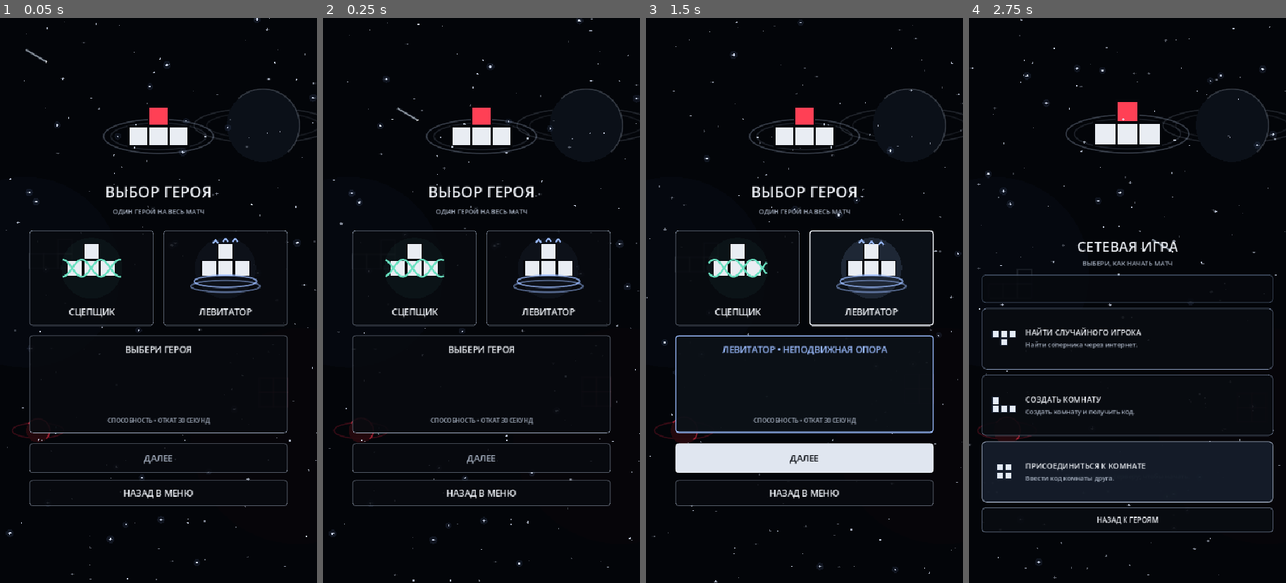
Above: before the commit, frames 1-4 (left to right).
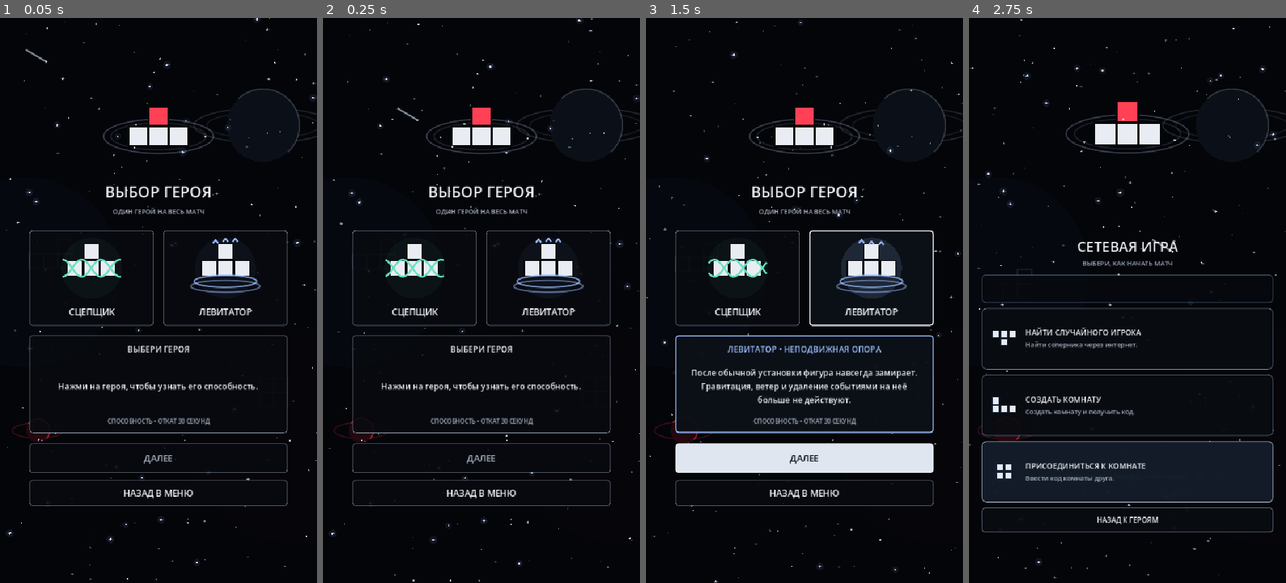
Above: after the commit, the same moments.

Repository: MrGardin/Tetris
Game: Godot game, scene res://Main.tscn
The game is run twice, just before and just after one commit, with the same random seed, the same clock (stepped at 60 frames per second) and the same inputs. This scene is started directly instead of the project's main scene.
Inputs:
- Up to frame 1 (0.05 s): no input
- Up to frame 2 (0.25 s): no input
- Up to frame 3 (1.5 s): click "СЦЕПЩИК" at 0.5 s; click "ЛЕВИТАТОР" at 1.25 s
- Up to frame 4 (2.75 s): click "ДАЛЕЕ" at 2 s

The runs differ from the first frame. In frame 1, 0.8% of the frame differs, in the area x 18-82%, y 58-73%; in frame 2, 0.8%; in frame 3, 1.9%, in the area x 14-86%, y 58-73%; in frame 4, nothing differs.

Commit message:
Исправление логики отображения способностей героя

Diff:
--- a/scenes/HeroSelect/hero_select.gd
+++ b/scenes/HeroSelect/hero_select.gd
@@ -1,6 +1,6 @@
 extends Node2D
 ## Выбор одного локального героя перед поиском соперника.
-## Создайте Node2D, прикрепите этот скрипт и сохраните как HeroSelect.tscn.
+## Весь интерфейс создаётся автоматически.
 
 const SPACE := Color("#030509")
 const WHITE := Color("#f0f3f8")
@@ -8,8 +8,22 @@
 const RED := Color("#ff4055")
 const BINDER := Color("#69e0c0")
 const LEVITATOR := Color("#9bbcff")
+
 const MENU_PATH := "res://scenes/MultiplayerMenu/MultiplayerMenu.tscn"
 const START_PATH := "res://scenes/Start/Start.tscn"
+
+const BINDER_DESCRIPTION := (
+	"Сцепляет фигуру с блоками при касании. "
+	+ "Соединение и зелёное сплетение сохраняются, "
+	+ "но новые блоки уже не приклеиваются."
+)
+
+const LEVITATOR_DESCRIPTION := (
+	"После обычной установки фигура навсегда замирает. "
+	+ "Гравитация, ветер и удаление событиями "
+	+ "на неё больше не действуют."
+)
+
 
 class HeroPortrait extends Control:
 	var hero := "binder"
@@ -21,78 +35,178 @@
 		queue_redraw()
 
 	func _draw() -> void:
+		if size.x <= 0.0 or size.y <= 0.0:
+			return
+
 		var center := size * 0.5
 		var unit := minf(size.x / 6.0, size.y / 4.0)
-		var accent := Color("#69e0c0") if hero == "binder" else Color("#9bbcff")
+
+		var accent := (
+			Color("#69e0c0")
+			if hero == "binder"
+			else Color("#9bbcff")
+		)
+
 		var glow := 0.13 if highlighted else 0.045
-		draw_circle(center, unit * 1.85, Color(accent, glow))
-		var cells: Array[Vector2] = [Vector2(-1, 0), Vector2.ZERO, Vector2(1, 0), Vector2(0, -1)]
+
+		draw_circle(
+			center,
+			unit * 1.85,
+			Color(accent, glow)
+		)
+
+		var cells: Array[Vector2] = [
+			Vector2(-1, 0),
+			Vector2.ZERO,
+			Vector2(1, 0),
+			Vector2(0, -1)
+		]
+
 		for cell in cells:
-			var r := Rect2(center + cell * unit - Vector2.ONE * unit * 0.5, Vector2.ONE * unit)
-			draw_rect(r, Color("#05070b"))
-			draw_rect(r.grow(-1.8), Color("#e9edf3"))
+			var rect := Rect2(
+				center + cell * unit - Vector2.ONE * unit * 0.5,
+				Vector2.ONE * unit
+			)
+
+			draw_rect(rect, Color("#05070b"))
+			draw_rect(rect.grow(-1.8), Color("#e9edf3"))
+
 		if hero == "binder":
 			for strand in 2:
 				var points := PackedVector2Array()
+
 				for i in 49:
-					var x := (float(i) / 48.0 - 0.5) * unit * 3.5
-					points.append(center + Vector2(x, sin(x / unit * 2.7 + time * 1.5 + strand * PI) * unit * 0.52))
+					var x := (
+						(float(i) / 48.0 - 0.5)
+						* unit
+						* 3.5
+					)
+
+					var y := sin(
+						x / unit * 2.7
+						+ time * 1.5
+						+ strand * PI
+					) * unit * 0.52
+
+					points.append(center + Vector2(x, y))
+
 				draw_polyline(points, accent, 2.0, true)
+
 		else:
 			for ring in 2:
 				var points := PackedVector2Array()
+
 				for i in 65:
 					var angle := TAU * float(i) / 64.0
-					points.append(center + Vector2(cos(angle) * unit * (1.9 + ring * 0.2), sin(angle) * unit * 0.36 + unit * (0.8 + ring * 0.3)))
-				draw_polyline(points, Color(accent, 0.75 - ring * 0.25), 1.3, true)
+
+					points.append(
+						center + Vector2(
+							cos(angle) * unit * (1.9 + ring * 0.2),
+							sin(angle) * unit * 0.36
+								+ unit * (0.8 + ring * 0.3)
+						)
+					)
+
+				draw_polyline(
+					points,
+					Color(accent, 0.75 - ring * 0.25),
+					1.3,
+					true
+				)
+
 			for i in 3:
 				var x := center.x + (i - 1) * unit * 0.6
-				var y := center.y - unit * 1.7 - sin(time * 2.0 + i) * 3.0
-				draw_line(Vector2(x - 4, y + 5), Vector2(x, y), accent, 1.5, true)
-				draw_line(Vector2(x, y), Vector2(x + 4, y + 5), accent, 1.5, true)
-
-var viewport_size := Vector2(540, 960)
+
+				var y := (
+					center.y
+					- unit * 1.7
+					- sin(time * 2.0 + i) * 3.0
+				)
+
+				draw_line(
+					Vector2(x - 4.0, y + 5.0),
+					Vector2(x, y),
+					accent,
+					1.5,
+					true
+				)
+
+				draw_line(
+					Vector2(x, y),
+					Vector2(x + 4.0, y + 5.0),
+					accent,
+					1.5,
+					true
+				)
+
+
+var viewport_size := Vector2(540.0, 960.0)
 var elapsed := 0.0
+
 var stars: Array[Vector4] = []
 var star_speeds: Array[Vector2] = []
+
 var logo_center := Vector2.ZERO
 var logo_cell_size := 32.0
+
 var network: LanClient
+
 var root_control: Control
 var layout_root: Control
+
 var title: Label
 var subtitle: Label
+
 var hero_buttons: Array[Button] = []
 var portraits: Array[HeroPortrait] = []
 var hero_names: Array[Label] = []
+
 var description_panel: Panel
 var description_title: Label
-var description: Label
+var hero_description_label: Label
 var cooldown_label: Label
+
 var next_button: Button
 var back_button: Button
+
 var selected_hero := ""
+
 
 func _ready() -> void:
 	network = get_node_or_null("/root/Net") as LanClient
+
 	if network != null:
-		# Entering selection starts a new pre-match choice and leaves old rooms.
 		network.close_connection()
 		network.begin_hero_selection()
+
 	for i in 190:
-		stars.append(Vector4(randf(), randf(), randf_range(0.7, 1.9), randf_range(0.0, TAU)))
-		star_speeds.append(Vector2(randf_range(-5.0, 5.0), randf_range(3.0, 15.0)))
+		stars.append(Vector4(
+			randf(),
+			randf(),
+			randf_range(0.7, 1.9),
+			randf_range(0.0, TAU)
+		))
+
+		star_speeds.append(Vector2(
+			randf_range(-5.0, 5.0),
+			randf_range(3.0, 15.0)
+		))
+
 	_build_interface()
 	_layout_interface()
+
 	get_viewport().size_changed.connect(_layout_interface)
+
 
 func _process(delta: float) -> void:
 	elapsed += delta
 	queue_redraw()
 
+
 func _draw() -> void:
-	if viewport_size.x <= 0 or viewport_size.y <= 0:
+	if viewport_size.x <= 0.0 or viewport_size.y <= 0.0:
 		return
+
 	_draw_space_background()
 	_draw_planets()
 	_draw_stars()
@@ -100,14 +214,19 @@
 	_draw_floating_tetrominoes()
 	_draw_logo()
 
+
 func _draw_space_background() -> void:
-	draw_rect(Rect2(Vector2.ZERO, viewport_size), SPACE)
+	draw_rect(
+		Rect2(Vector2.ZERO, viewport_size),
+		SPACE
+	)
 
 	draw_circle(
 		Vector2(viewport_size.x * 0.08, viewport_size.y * 0.45),
 		viewport_size.x * 0.30,
 		Color(0.035, 0.055, 0.095, 0.38)
 	)
+
 	draw_circle(
 		Vector2(viewport_size.x * 0.94, viewport_size.y * 0.74),
 		viewport_size.x * 0.34,
@@ -116,8 +235,15 @@
 
 
 func _draw_planets() -> void:
-	var distant_center := Vector2(viewport_size.x * 0.83, viewport_size.y * 0.19)
-	var distant_radius := minf(viewport_size.x * 0.115, 62.0)
+	var distant_center := Vector2(
+		viewport_size.x * 0.83,
+		viewport_size.y * 0.19
+	)
+
+	var distant_radius := minf(
+		viewport_size.x * 0.115,
+		62.0
+	)
 
 	_draw_ellipse(
 		distant_center,
@@ -125,13 +251,20 @@
 		Color(0.72, 0.78, 0.88, 0.16),
 		1.0
 	)
+
 	_draw_ellipse(
 		distant_center,
 		Vector2(distant_radius * 1.55, distant_radius * 0.36),
 		Color(0.72, 0.78, 0.88, 0.10),
 		1.0
 	)
-	draw_circle(distant_center, distant_radius, Color("#0b1018"))
+
+	draw_circle(
+		distant_center,
+		distant_radius,
+		Color("#0b1018")
+	)
+
 	draw_arc(
 		distant_center,
 		distant_radius,
@@ -143,7 +276,11 @@
 		true
 	)
 
-	var red_center := Vector2(viewport_size.x * 0.12, viewport_size.y * 0.73)
+	var red_center := Vector2(
+		viewport_size.x * 0.12,
+		viewport_size.y * 0.73
+	)
+
 	var pulse := 0.85 + 0.15 * sin(elapsed * 1.4)
 	var red_radius := viewport_size.x * 0.043 * pulse
 
@@ -153,7 +290,13 @@
 		Color(0.85, 0.12, 0.23, 0.24),
 		1.0
 	)
-	draw_circle(red_center, red_radius, Color(0.15, 0.035, 0.055, 0.9))
+
+	draw_circle(
+		red_center,
+		red_radius,
+		Color(0.15, 0.035, 0.055, 0.9)
+	)
+
 	draw_arc(
 		red_center,
 		red_radius,
@@ -171,13 +314,20 @@
 		var star := stars[i]
 		var speed := star_speeds[i]
 
-		var x := fposmod(star.x * viewport_size.x + speed.x * elapsed, viewport_size.x)
-		var y := fposmod(star.y * viewport_size.y + speed.y * elapsed, viewport_size.y)
+		var x := fposmod(
+			star.x * viewport_size.x + speed.x * elapsed,
+			viewport_size.x
+		)
+
+		var y := fposmod(
+			star.y * viewport_size.y + speed.y * elapsed,
+			viewport_size.y
+		)
+
 		var twinkle := 0.5 + 0.5 * sin(elapsed * 2.0 + star.w)
 		var alpha := 0.22 + 0.72 * twinkle
 		var point := Vector2(x, y)
 
-		# У ярких звёзд появляется мягкий ореол.
 		if star.z > 1.45 and twinkle > 0.74:
 			draw_circle(
 				point,
@@ -185,7 +335,11 @@
 				Color(0.56, 0.70, 1.0, 0.04 + twinkle * 0.06)
 			)
 
-		draw_circle(point, star.z, Color(0.88, 0.92, 1.0, alpha))
+		draw_circle(
+			point,
+			star.z,
+			Color(0.88, 0.92, 1.0, alpha)
+		)
 
 		if star.z > 1.65:
 			draw_line(
@@ -198,32 +352,65 @@
 
 
 func _draw_shooting_stars() -> void:
-	# Несколько метеоров с разными интервалами пролёта.
 	for i in 4:
-		var cycle := fposmod(elapsed + float(i) * 2.1, 9.0)
+		var cycle := fposmod(
+			elapsed + float(i) * 2.1,
+			9.0
+		)
+
 		if cycle > 0.85:
 			continue
 
 		var progress := cycle / 0.85
 		var start_x := 0.12 + float(i) * 0.21
 		var start_y := 0.06 + float(i % 2) * 0.26
+
 		var head := Vector2(
-			fposmod(start_x + progress * 0.65, 1.0) * viewport_size.x,
-			fposmod(start_y + progress * 0.44, 1.0) * viewport_size.y
-		)
+			fposmod(start_x + progress * 0.65, 1.0)
+				* viewport_size.x,
+			fposmod(start_y + progress * 0.44, 1.0)
+				* viewport_size.y
+		)
+
 		var tail := head + Vector2(-34.0, -20.0)
 
-		draw_line(tail, head, Color(0.70, 0.81, 1.0, 0.09), 4.0, true)
-		draw_line(tail, head, Color(0.90, 0.95, 1.0, 0.56), 1.2, true)
-		draw_circle(head, 1.5, Color(1.0, 1.0, 1.0, 0.86))
+		draw_line(
+			tail,
+			head,
+			Color(0.70, 0.81, 1.0, 0.09),
+			4.0,
+			true
+		)
+
+		draw_line(
+			tail,
+			head,
+			Color(0.90, 0.95, 1.0, 0.56),
+			1.2,
+			true
+		)
+
+		draw_circle(
+			head,
+			1.5,
+			Color(1.0, 1.0, 1.0, 0.86)
+		)
 
 
 func _draw_floating_tetrominoes() -> void:
-	var cell_size := clampf(viewport_size.x * 0.045, 18.0, 25.0)
+	var cell_size := clampf(
+		viewport_size.x * 0.045,
+		18.0,
+		25.0
+	)
+
 	var drift := sin(elapsed * 0.7) * 7.0
 
 	_draw_ghost_piece(
-		Vector2(viewport_size.x * 0.16, viewport_size.y * 0.43 + drift),
+		Vector2(
+			viewport_size.x * 0.16,
+			viewport_size.y * 0.43 + drift
+		),
 		cell_size,
 		[
 			Vector2i(-1, 0),
@@ -235,7 +422,10 @@
 	)
 
 	_draw_ghost_piece(
-		Vector2(viewport_size.x * 0.84, viewport_size.y * 0.65 - drift),
+		Vector2(
+			viewport_size.x * 0.84,
+			viewport_size.y * 0.65 - drift
+		),
 		cell_size,
 		[
 			Vector2i(0, 0),
@@ -255,9 +445,11 @@
 ) -> void:
 	for cell in cells:
 		var rect := Rect2(
-			center + Vector2(cell) * cell_size - Vector2.ONE * cell_size * 0.5,
+			center + Vector2(cell) * cell_size
+				- Vector2.ONE * cell_size * 0.5,
 			Vector2.ONE * cell_size
 		)
+
 		draw_rect(rect, color, false, 1.0, true)
 
 
@@ -271,6 +463,7 @@
 		Color(0.72, 0.79, 0.91, 0.28),
 		1.0
 	)
+
 	_draw_ellipse(
 		center,
 		Vector2(cell_size * 2.38, cell_size * 0.67),
@@ -287,22 +480,35 @@
 
 	for i in cells.size():
 		var cell := cells[i]
+
 		var rect := Rect2(
 			center + Vector2(cell) * cell_size
 				- Vector2.ONE * cell_size * 0.5,
 			Vector2.ONE * cell_size
 		)
-		var fill := Color("#e9edf3") if i != 3 else RED
+
+		var fill := (
+			Color("#e9edf3")
+			if i != 3
+			else RED
+		)
+
 		draw_rect(rect.grow(1.5), Color("#05070b"))
 		draw_rect(rect.grow(-2.0), fill)
 
 	for i in 3:
 		var angle := elapsed * 0.65 + TAU * float(i) / 3.0
+
 		var point := center + Vector2(
 			cos(angle) * cell_size * 2.35,
 			sin(angle) * cell_size * 0.66
 		)
-		draw_circle(point, 1.8, Color(0.90, 0.94, 1.0, 0.75))
+
+		draw_circle(
+			point,
+			1.8,
+			Color(0.90, 0.94, 1.0, 0.75)
+		)
 
 
 func _draw_ellipse(
@@ -315,165 +521,383 @@
 
 	for i in 81:
 		var angle := TAU * float(i) / 80.0
-		points.append(center + Vector2(
-			cos(angle) * radii.x,
-			sin(angle) * radii.y
-		))
+
+		points.append(
+			center + Vector2(
+				cos(angle) * radii.x,
+				sin(angle) * radii.y
+			)
+		)
 
 	draw_polyline(points, color, width, true)
 
 
-func _label(text: String, font_size: int, color: Color = WHITE) -> Label:
+func _label(
+	text: String,
+	font_size: int,
+	color: Color = WHITE
+) -> Label:
 	var label := Label.new()
+
 	label.text = text
 	label.horizontal_alignment = HORIZONTAL_ALIGNMENT_CENTER
 	label.vertical_alignment = VERTICAL_ALIGNMENT_CENTER
-	label.add_theme_font_size_override("font_size", font_size)
-	label.add_theme_color_override("font_color", color)
 	label.mouse_filter = Control.MOUSE_FILTER_IGNORE
+
+	label.add_theme_font_size_override(
+		"font_size",
+		font_size
+	)
+
+	label.add_theme_color_override(
+		"font_color",
+		color
+	)
+
 	return label
 
-func _style(color: Color, selected: bool = false) -> StyleBoxFlat:
+
+func _style(
+	color: Color,
+	selected: bool = false
+) -> StyleBoxFlat:
 	var style := StyleBoxFlat.new()
-	style.bg_color = Color(0.045, 0.065, 0.09, 0.96) if selected else Color(0.03, 0.04, 0.06, 0.88)
-	style.border_color = color if selected else Color(0.77, 0.83, 0.92, 0.45)
+
+	style.bg_color = (
+		Color(0.045, 0.065, 0.09, 0.96)
+		if selected
+		else Color(0.03, 0.04, 0.06, 0.88)
+	)
+
+	style.border_color = (
+		color
+		if selected
+		else Color(0.77, 0.83, 0.92, 0.45)
+	)
+
 	style.set_border_width_all(2 if selected else 1)
 	style.set_corner_radius_all(5)
+
 	return style
+
 
 func _button(text: String, primary: bool) -> Button:
 	var button := Button.new()
+
 	button.text = text
+	button.focus_mode = Control.FOCUS_ALL
 	button.add_theme_font_size_override("font_size", 15)
+
 	var normal := _style(WHITE)
 	var hover := _style(WHITE, true)
 	var pressed := _style(RED, true)
+
 	if primary:
 		normal.bg_color = Color("#e0e6f0")
 		normal.border_color = WHITE
+
 		hover.bg_color = Color.WHITE
 		pressed.bg_color = Color("#cbd4e2")
-	for state in ["font_color", "font_hover_color", "font_pressed_color", "font_focus_color"]:
-		button.add_theme_color_override(state, Color("#080b11") if primary else WHITE)
-	button.add_theme_color_override("font_disabled_color", MUTED)
+
+	for state in [
+		"font_color",
+		"font_hover_color",
+		"font_pressed_color",
+		"font_focus_color"
+	]:
+		button.add_theme_color_override(
+			state,
+			Color("#080b11") if primary else WHITE
+		)
+
+	button.add_theme_color_override(
+		"font_disabled_color",
+		MUTED
+	)
+
 	button.add_theme_stylebox_override("normal", normal)
 	button.add_theme_stylebox_override("hover", hover)
 	button.add_theme_stylebox_override("pressed", pressed)
 	button.add_theme_stylebox_override("focus", hover)
 	button.add_theme_stylebox_override("disabled", _style(MUTED))
+
 	return button
+
 
 func _build_interface() -> void:
 	var layer := CanvasLayer.new()
 	add_child(layer)
+
 	root_control = Control.new()
 	layer.add_child(root_control)
-	root_control.set_anchors_and_offsets_preset(Control.PRESET_FULL_RECT)
+
+	root_control.set_anchors_and_offsets_preset(
+		Control.PRESET_FULL_RECT
+	)
+
 	layout_root = Control.new()
 	root_control.add_child(layout_root)
+
 	title = _label("ВЫБОР ГЕРОЯ", 26)
 	layout_root.add_child(title)
-	subtitle = _label("ОДИН ГЕРОЙ НА ВЕСЬ МАТЧ", 11, MUTED)
+
+	subtitle = _label(
+		"ОДИН ГЕРОЙ НА ВЕСЬ МАТЧ",
+		11,
+		MUTED
+	)
 	layout_root.add_child(subtitle)
+
 	for i in 2:
 		var hero := "binder" if i == 0 else "levitator"
 		var button := _button("", false)
+
 		layout_root.add_child(button)
 		hero_buttons.append(button)
+
 		var portrait := HeroPortrait.new()
 		portrait.hero = hero
 		portrait.mouse_filter = Control.MOUSE_FILTER_IGNORE
+
 		button.add_child(portrait)
 		portraits.append(portrait)
-		var name_label := _label("СЦЕПЩИК" if i == 0 else "ЛЕВИТАТОР", 15)
+
+		var name_label := _label(
+			"СЦЕПЩИК" if i == 0 else "ЛЕВИТАТОР",
+			15
+		)
+
 		button.add_child(name_label)
 		hero_names.append(name_label)
+
 		button.pressed.connect(_select_hero.bind(hero))
-	description_panel = Panel.new()
-	description_panel.add_theme_stylebox_override("panel", _style(MUTED))
-	layout_root.add_child(description_panel)
-	description_title = _label("ВЫБЕРИ ГЕРОЯ", 15)
-	description_panel.add_child(description_title)
-	description = _label("Нажми на героя, чтобы узнать его способность.", 13, MUTED)
-	description.autowrap_mode = TextServer.AUTOWRAP_WORD_SMART
-	description_panel.add_child(description)
-	cooldown_label = _label("СПОСОБНОСТЬ • ОТКАТ 30 СЕКУНД", 10, MUTED)
-	description_panel.add_child(cooldown_label)
+
+	_build_description_card()
+
 	next_button = _button("ДАЛЕЕ", true)
 	next_button.disabled = true
 	next_button.pressed.connect(_on_next_pressed)
 	layout_root.add_child(next_button)
+
 	back_button = _button("НАЗАД В МЕНЮ", false)
-	back_button.pressed.connect(func() -> void: _change_scene(START_PATH))
+	back_button.pressed.connect(
+		func() -> void:
+			_change_scene(START_PATH)
+	)
 	layout_root.add_child(back_button)
+
+
+func _build_description_card() -> void:
+	description_panel = Panel.new()
+	description_panel.mouse_filter = Control.MOUSE_FILTER_IGNORE
+
+	description_panel.add_theme_stylebox_override(
+		"panel",
+		_style(MUTED)
+	)
+
+	layout_root.add_child(description_panel)
+
+	# Внутренняя область карточки с постоянными отступами.
+	# Размеры и позиции текста дальше распределяет VBoxContainer.
+	var margin := MarginContainer.new()
+	margin.mouse_filter = Control.MOUSE_FILTER_IGNORE
+
+	description_panel.add_child(margin)
+
+	margin.set_anchors_and_offsets_preset(
+		Control.PRESET_FULL_RECT
+	)
+
+	margin.add_theme_constant_override("margin_left", 18)
+	margin.add_theme_constant_override("margin_right", 18)
+	margin.add_theme_constant_override("margin_top", 10)
+	margin.add_theme_constant_override("margin_bottom", 10)
+
+	var column := VBoxContainer.new()
+	column.mouse_filter = Control.MOUSE_FILTER_IGNORE
+	column.add_theme_constant_override("separation", 6)
+
+	margin.add_child(column)
+
+	# Верхняя строка: название героя и способности.
+	description_title = _label("ВЫБЕРИ ГЕРОЯ", 14)
+	description_title.custom_minimum_size = Vector2(0.0, 28.0)
+	description_title.size_flags_horizontal = Control.SIZE_EXPAND_FILL
+	description_title.size_flags_vertical = Control.SIZE_FILL
+	description_title.autowrap_mode = TextServer.AUTOWRAP_WORD_SMART
+
+	column.add_child(description_title)
+
+	# Центральная область: описание.
+	hero_description_label = _label(
+		"Нажми на героя, чтобы узнать его способность.",
+		14,
+		WHITE
+	)
+
+	hero_description_label.name = "HeroDescription"
+	hero_description_label.size_flags_horizontal = Control.SIZE_EXPAND_FILL
+	hero_description_label.size_flags_vertical = Control.SIZE_EXPAND_FILL
+	hero_description_label.autowrap_mode = TextServer.AUTOWRAP_WORD_SMART
+	hero_description_label.add_theme_constant_override("line_spacing", 3)
+
+	column.add_child(hero_description_label)
+
+	# Нижняя строка: время восстановления.
+	cooldown_label = _label(
+		"СПОСОБНОСТЬ • ОТКАТ 30 СЕКУНД",
+		10,
+		MUTED
+	)
+
+	cooldown_label.custom_minimum_size = Vector2(0.0, 20.0)
+	cooldown_label.size_flags_horizontal = Control.SIZE_EXPAND_FILL
+	cooldown_label.size_flags_vertical = Control.SIZE_FILL
+
+	column.add_child(cooldown_label)
+
 
 func _layout_interface() -> void:
 	viewport_size = get_viewport_rect().size
+
 	if not is_instance_valid(layout_root):
 		return
-	# Scale the whole designed group, never individual children of containers.
-	var available := Vector2(maxf(1.0, viewport_size.x - 32.0), maxf(1.0, viewport_size.y - 48.0))
-	var ui_scale := minf(1.0, minf(available.x / 440.0, available.y / 730.0))
+
+	var available := Vector2(
+		maxf(1.0, viewport_size.x - 32.0),
+		maxf(1.0, viewport_size.y - 48.0)
+	)
+
 	var group_size := Vector2(440.0, 730.0)
+
+	var ui_scale := minf(
+		1.0,
+		minf(
+			available.x / group_size.x,
+			available.y / group_size.y
+		)
+	)
+
 	layout_root.size = group_size
 	layout_root.scale = Vector2.ONE * ui_scale
-	layout_root.position = (viewport_size - group_size * ui_scale) * 0.5
-	logo_center = layout_root.position + Vector2(220, 86) * ui_scale
+
+	layout_root.position = (
+		viewport_size - group_size * ui_scale
+	) * 0.5
+
+	logo_center = (
+		layout_root.position
+		+ Vector2(220.0, 86.0) * ui_scale
+	)
+
 	logo_cell_size = 34.0 * ui_scale
-	title.position = Vector2(0, 160)
-	title.size = Vector2(440, 40)
-	subtitle.position = Vector2(0, 202)
-	subtitle.size = Vector2(440, 24)
+
+	title.size = Vector2(440.0, 40.0)
+	title.position = Vector2(0.0, 160.0)
+
+	subtitle.size = Vector2(440.0, 24.0)
+	subtitle.position = Vector2(0.0, 202.0)
+
 	for i in 2:
-		hero_buttons[i].position = Vector2(i * 228, 246)
-		hero_buttons[i].size = Vector2(212, 162)
-		portraits[i].position = Vector2(12, 8)
-		portraits[i].size = Vector2(188, 112)
-		hero_names[i].position = Vector2(8, 124)
-		hero_names[i].size = Vector2(196, 28)
-	description_panel.position = Vector2(0, 424)
-	description_panel.size = Vector2(440, 166)
-	description_title.position = Vector2(14, 10)
-	description_title.size = Vector2(412, 28)
-	description.position = Vector2(18, 42)
-	description.size = Vector2(404, 86)
-	cooldown_label.position = Vector2(14, 134)
-	cooldown_label.size = Vector2(412, 22)
-	next_button.position = Vector2(0, 608)
-	next_button.size = Vector2(440, 50)
-	back_button.position = Vector2(0, 670)
-	back_button.size = Vector2(440, 44)
+		hero_buttons[i].size = Vector2(212.0, 162.0)
+		hero_buttons[i].position = Vector2(
+			float(i) * 228.0,
+			246.0
+		)
+
+		portraits[i].size = Vector2(188.0, 112.0)
+		portraits[i].position = Vector2(12.0, 8.0)
+
+		hero_names[i].size = Vector2(196.0, 28.0)
+		hero_names[i].position = Vector2(8.0, 124.0)
+
+	description_panel.size = Vector2(440.0, 166.0)
+	description_panel.position = Vector2(0.0, 424.0)
+
+	# Внутренние подписи здесь не позиционируем.
+	# Их размещает контейнер внутри description_panel.
+
+	next_button.size = Vector2(440.0, 50.0)
+	next_button.position = Vector2(0.0, 608.0)
+
+	back_button.size = Vector2(440.0, 44.0)
+	back_button.position = Vector2(0.0, 670.0)
+
 	queue_redraw()
 
+
 func _select_hero(hero: String) -> void:
+	if hero not in ["binder", "levitator"]:
+		return
+
 	if network == null:
-		description.text = "Не найден Autoload Net. Добавь scripts/LanClient.gd с именем Net."
+		hero_description_label.text = (
+			"Не найден Autoload Net. "
+			+ "Добавь scripts/LanClient.gd с именем Net."
+		)
 		return
+
 	if not network.select_hero(hero):
 		return
+
 	selected_hero = hero
-	var accent := BINDER if hero == "binder" else LEVITATOR
+
+	var accent := (
+		BINDER
+		if hero == "binder"
+		else LEVITATOR
+	)
+
 	for i in 2:
-		var chosen := (i == 0 and hero == "binder") or (i == 1 and hero == "levitator")
-		hero_buttons[i].add_theme_stylebox_override("normal", _style(accent, chosen))
+		var chosen := (
+			(i == 0 and hero == "binder")
+			or (i == 1 and hero == "levitator")
+		)
+
+		var hero_accent := BINDER if i == 0 else LEVITATOR
+
+		hero_buttons[i].add_theme_stylebox_override(
+			"normal",
+			_style(hero_accent, chosen)
+		)
+
 		portraits[i].highlighted = chosen
-	description_panel.add_theme_stylebox_override("panel", _style(accent, true))
-	description_title.text = "СЦЕПЩИК • ЖИВОЕ СПЛЕТЕНИЕ" if hero == "binder" else "ЛЕВИТАТОР • НЕПОДВИЖНАЯ ОПОРА"
-	description_title.add_theme_color_override("font_color", accent)
+
+	description_panel.add_theme_stylebox_override(
+		"panel",
+		_style(accent, true)
+	)
+
 	if hero == "binder":
-		description.text = "Обвей текущую фигуру. При касании других установленных фигур они соединяются в одно физическое целое. Сплетение остаётся на башне."
+		description_title.text = "СЦЕПЩИК • ЖИВОЕ СПЛЕТЕНИЕ"
+		hero_description_label.text = BINDER_DESCRIPTION
 	else:
-		description.text = "Пометь текущую фигуру. Она падает и ставится как обычно, а после установки навсегда замирает: без гравитации, сдвигов и удаления событиями."
+		description_title.text = "ЛЕВИТАТОР • НЕПОДВИЖНАЯ ОПОРА"
+		hero_description_label.text = LEVITATOR_DESCRIPTION
+
+	description_title.add_theme_color_override(
+		"font_color",
+		accent
+	)
+
 	next_button.disabled = false
+
 
 func _on_next_pressed() -> void:
 	if network != null and network.confirm_hero():
 		_change_scene(MENU_PATH)
+
 
 func _change_scene(path: String) -> void:
 	if not ResourceLoader.exists(path):
 		push_error("Сцена не найдена: %s" % path)
 		return
-	var error := get_tree().change_scene_to_file(path)
+
+	var error: Error = get_tree().change_scene_to_file(path)
+
 	if error != OK:
-		push_error("Не удалось открыть сцену %s. Код: %s" % [path, error])
+		push_error(
+			"Не удалось открыть сцену %s. Код: %s"
+			% [path, error]
+		)
